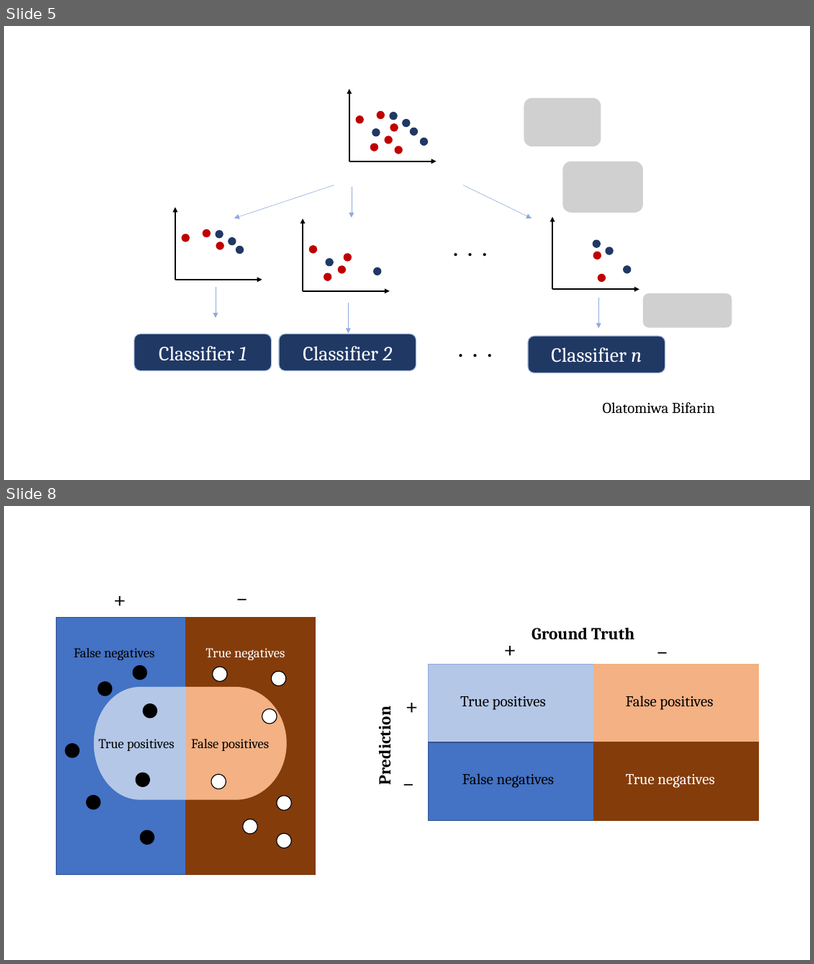
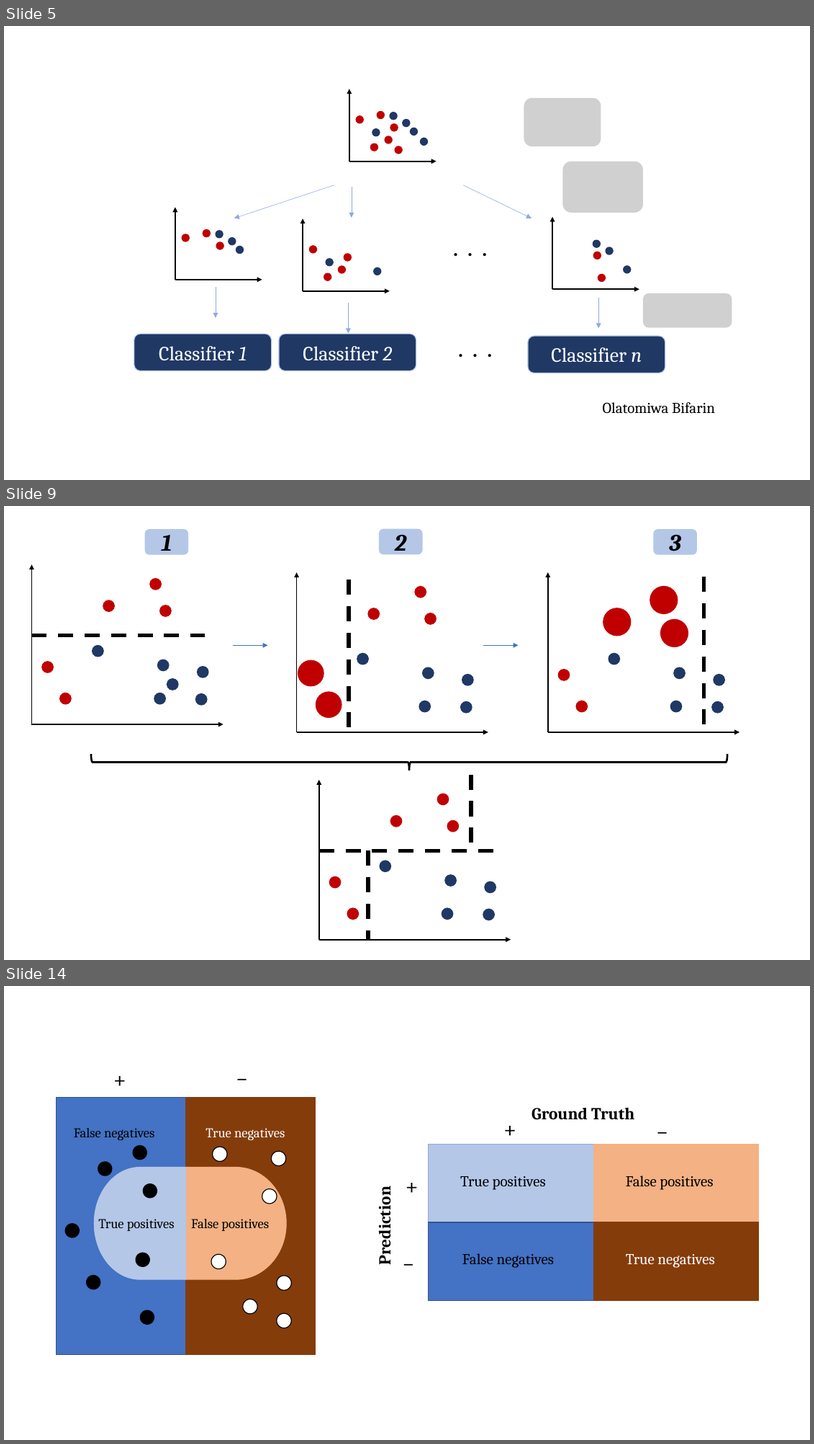
Before and after one commit to obifarin/machine-learning.ainotes, a slide deck: datasets/random_forest/trees_forest.pptx. Shown one above the other, each under a label of ours: slides 5 and 8 before the commit, slides 5, 9 and 14 after it; the slides between them are not shown. The pictures are 814x964 and 814x1444 pixels, drawn with LibreOffice and Linux fonts; fonts in the diff are those of the drawing; grey boxes stand for pictures. Boxes give left, top, right and bottom in pixels: in the first picture for what was removed or moved away, otherwise in the second. Text is boxed around its words. In the diff, an @@ line names an element or a change of style, - is before the commit and + after.

```diff
--- a/datasets/random_forest/trees_forest.pptx
+++ b/datasets/random_forest/trees_forest.pptx
@@ slide 9 added at [4,506,810,960], background #FFFFFF @@
@@ rounded rectangle added at [146,530,188,554], fill #B4C7E7, outline #B4C7E7 1 pt, 28 pt, text #000000, bold, italic @@
+1
@@ rounded rectangle added at [380,529,422,554], fill #B4C7E7, outline #B4C7E7 1 pt, 28 pt, text #000000, bold, italic @@
+2
@@ rounded rectangle added at [654,530,697,554], fill #B4C7E7, outline #B4C7E7 1 pt, 28 pt, text #000000, bold, italic @@
+3
@@ group added at [297,572,489,732]: 10 ellipses, 2 arrows, 1 line @@
@@ line added from (705, 577) to (705, 729), #000000 4.5 pt dashed @@
@@ group added at [32,565,224,724]: 10 ellipses, 2 arrows, 1 line @@
@@ arrow added from (233, 645) to (268, 645), #4472C4 1 pt @@
@@ arrow added from (483, 645) to (519, 645), #4472C4 1 pt @@
@@ ellipse added at [167,678,179,690], fill #203864, outline #203864 1 pt @@
@@ group added at [548,572,741,732]: 10 ellipses, 2 arrows @@
@@ left brace added at [91,754,728,770], outline #000000 2.25 pt @@
@@ line added from (471, 775) to (471, 851), #000000 4.5 pt dashed @@
@@ group added at [319,780,511,939]: 10 ellipses, 2 arrows, 2 lines @@
@@ what was slide 8 is now slide 14 @@
```
Also in this commit, not shown: 6 other slides added, 1 slide removed, 5 other files.
